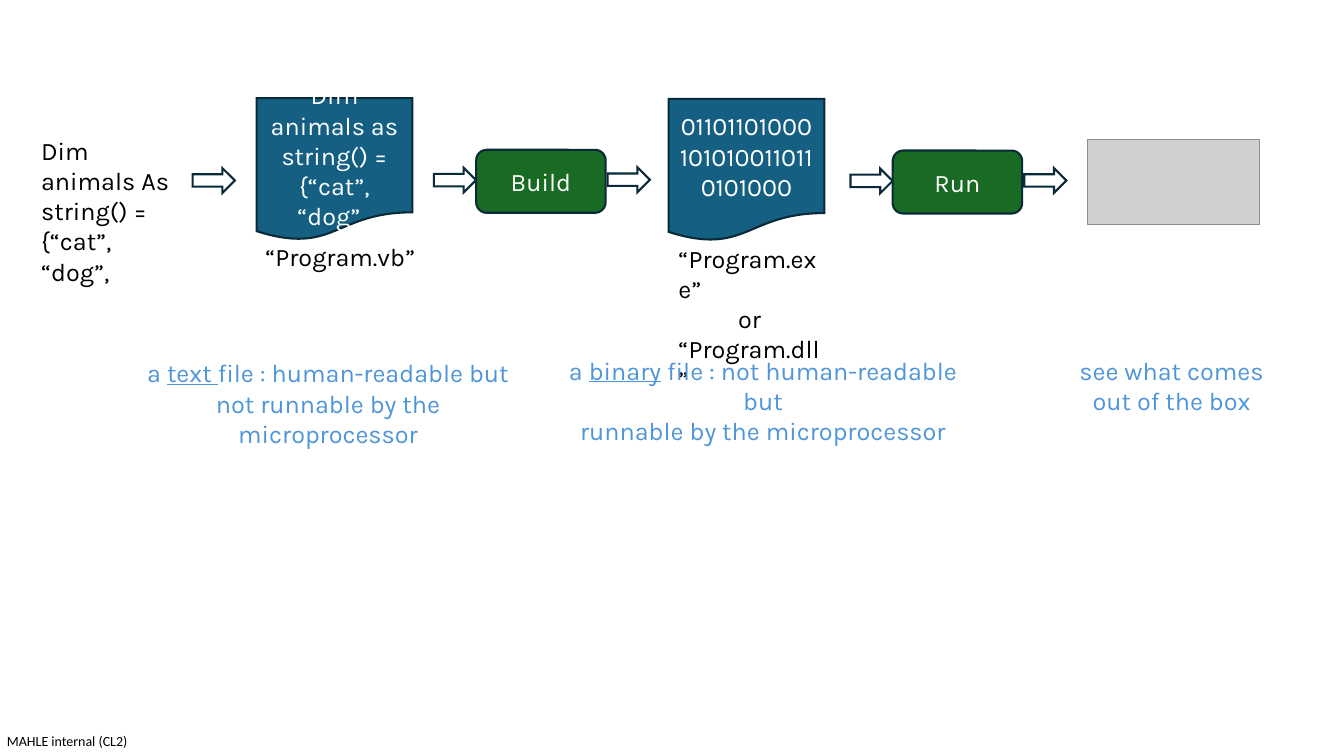
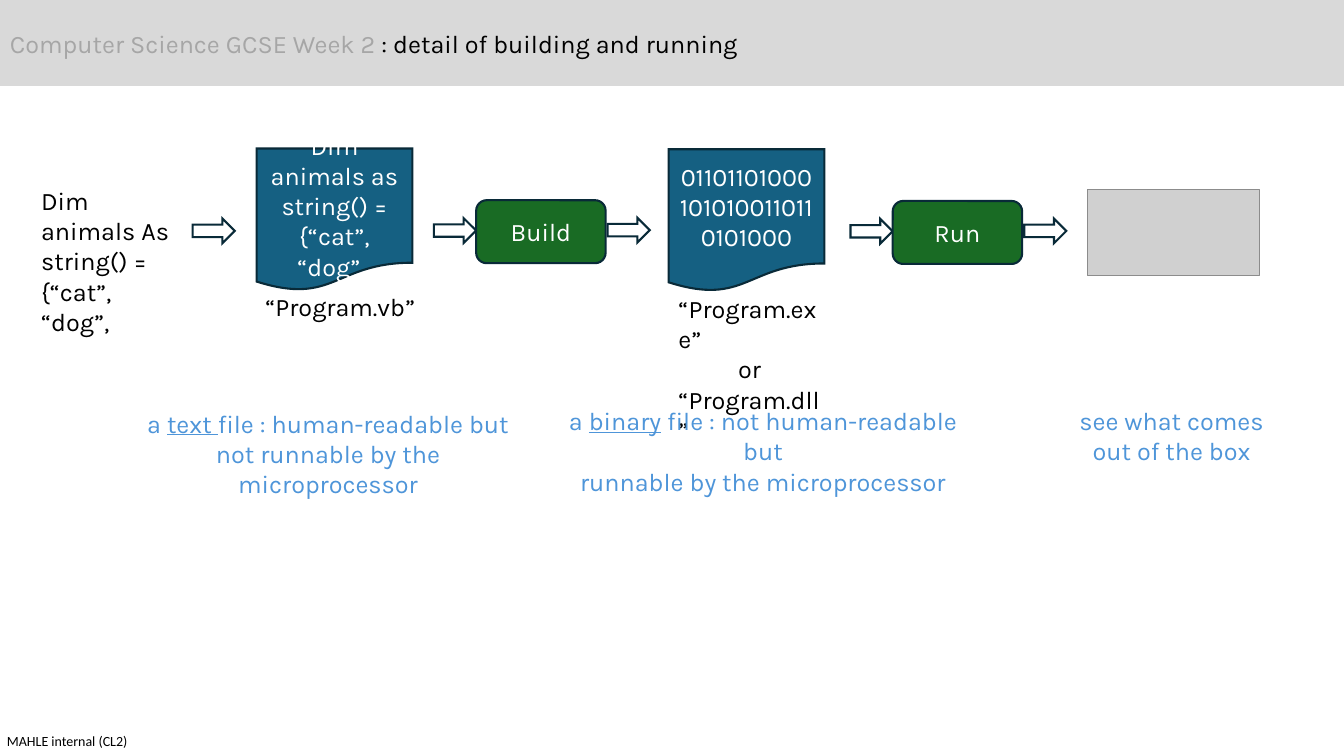
Before and after one commit to gcsestudent2/scratch3, a slide deck: slide 2 of Week 2/building and running.pptx (slide 1 before the commit). Drawn at 1344x756 pixels with LibreOffice and Linux fonts; fonts in the diff are those of the drawing; grey boxes stand for pictures. Boxes give left, top, right and bottom in pixels: in the first picture for what was removed or moved away, otherwise in the second. Text is boxed around its words. In the diff, an @@ line names an element or a change of style, - is before the commit and + after.

```diff
--- a/Week 2/building and running.pptx
+++ b/Week 2/building and running.pptx
@@ rectangle added at box(0, 0, 1344, 86), fill #D9D9D9, 18 pt, text #000000 @@
+Computer Science GCSE Week 2 : detail of building and running
@@ 6 texts, 5 right arrows, 2 flow chart documents, 2 rounded rectangles, 1 picture: place and size @@
-6 texts, 5 right arrows, 2 flow chart documents, 2 rounded rectangles, 1 picture at box(41, 98, 1263, 446)
+6 texts, 5 right arrows, 2 flow chart documents, 2 rounded rectangles, 1 picture at box(41, 148, 1263, 497)
```
Also in this commit, not shown: 1 slide added.
